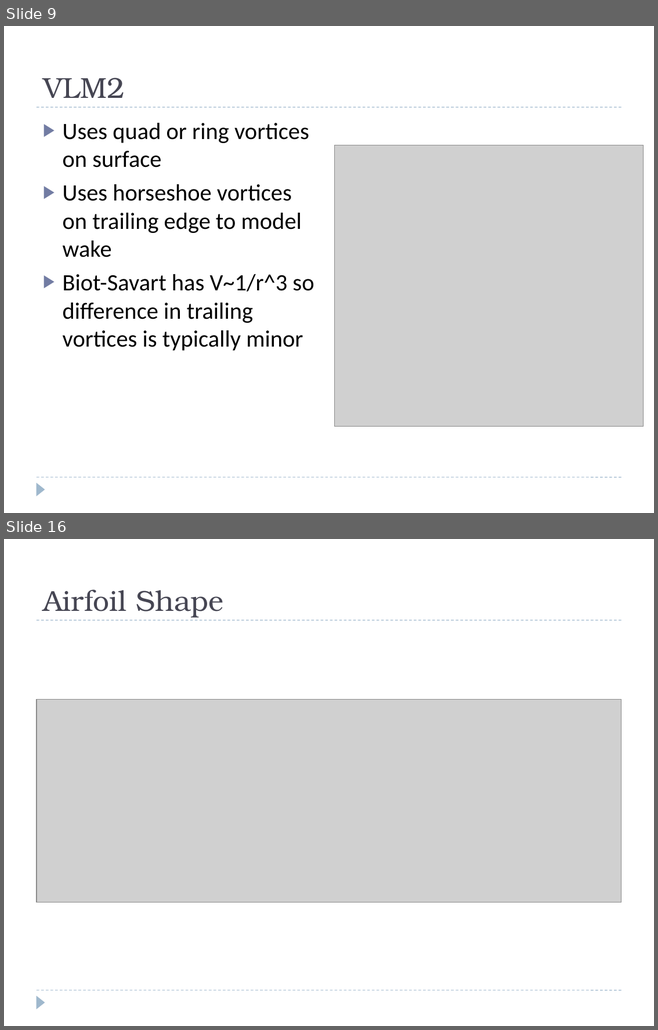
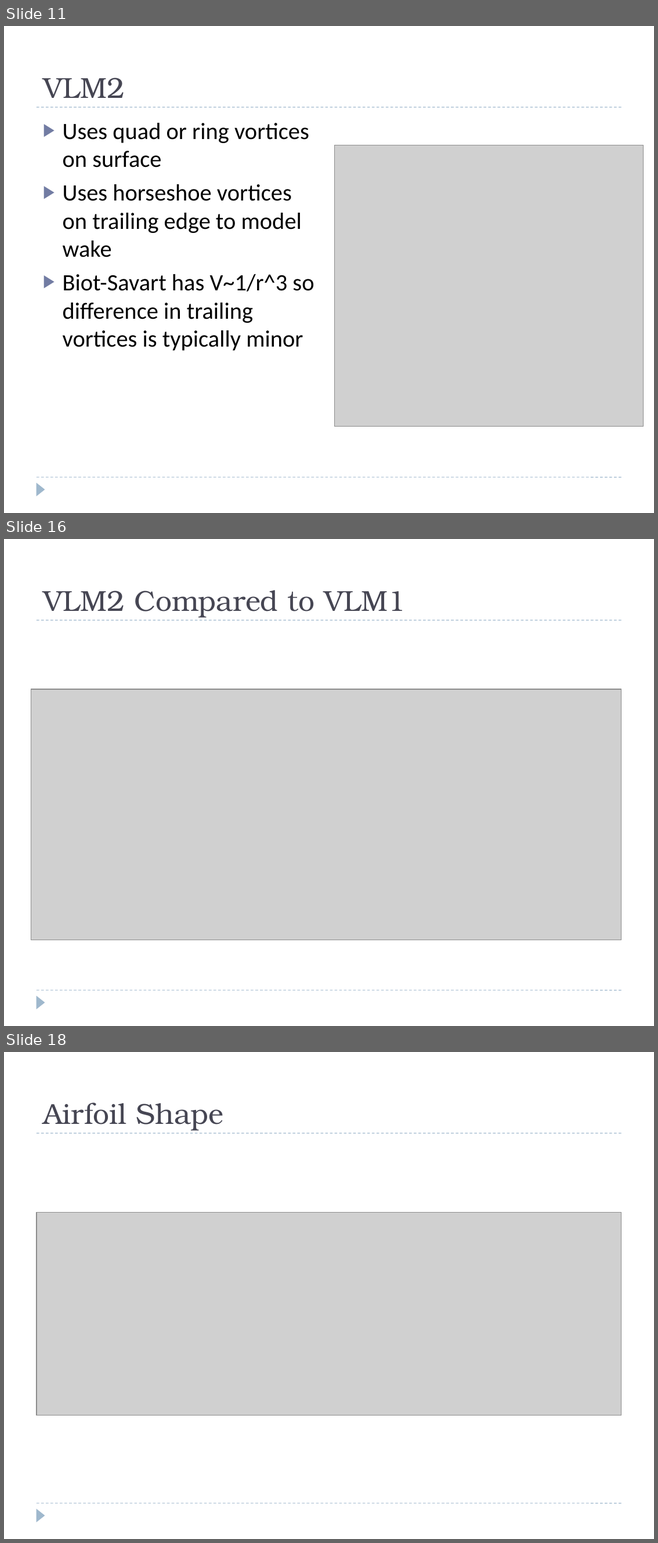
Before and after one commit to colinparker/Pterosaur, a slide deck: XFLR5 Methods and Their Application in.pptx. Shown one above the other, each under a label of ours: slides 9 and 16 before the commit, slides 11, 16 and 18 after it; the slides between them are not shown. The pictures are 658x1030 and 658x1543 pixels, drawn with LibreOffice and Linux fonts; fonts in the diff are those of the drawing; grey boxes stand for pictures. Boxes give left, top, right and bottom in pixels: in the first picture for what was removed or moved away, otherwise in the second. Text is boxed around its words. In the diff, an @@ line names an element or a change of style, - is before the commit and + after.

```diff
--- a/XFLR5 Methods and Their Application in.pptx
+++ b/XFLR5 Methods and Their Application in.pptx
@@ slide 16 added at <box>4,539,654,1026</box>, background #FFFFFF; not listed: 3 template elements that a slide beside it also shows @@
@@ title added at <box>43,590,405,618</box>, 32 pt, text #464653 @@
+VLM2 Compared to VLM1
@@ picture added at <box>31,689,621,940</box> @@
@@ what was slide 9 is now slide 11 @@
@@ what was slide 16 is now slide 18 @@
```
Also in this commit, not shown: 5 slides changed, 7 other slides added, 6 slides removed, 7 other files.
